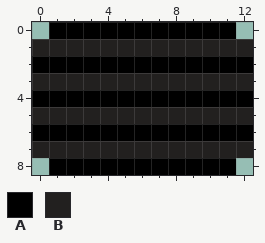
Two states of a pixel-art file, core/assets-src/sprites/wheel.still.ase. That is the earlier state.
13x9 pixels, 1 frame.
Palette (. is transparent): A #000000  B #22201f
Pixels before, first column x 0:
0 .AAAAAAAAAAA.
1 BBBBBBBBBBBBB
2 AAAAAAAAAAAAA
3 BBBBBBBBBBBBB
4 AAAAAAAAAAAAA
5 BBBBBBBBBBBBB
6 AAAAAAAAAAAAA
7 BBBBBBBBBBBBB
8 .AAAAAAAAAAA.
New version:
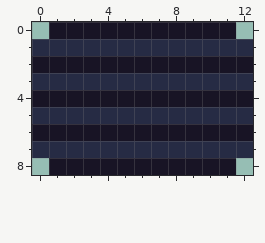
Edits made:
colour A: #000000 -> #181425
colour B: #22201f -> #262b44
Changed places in both pictures, as pixel boxes (x1, y1, x2, y2):
changed: (32, 22, 253, 175)
